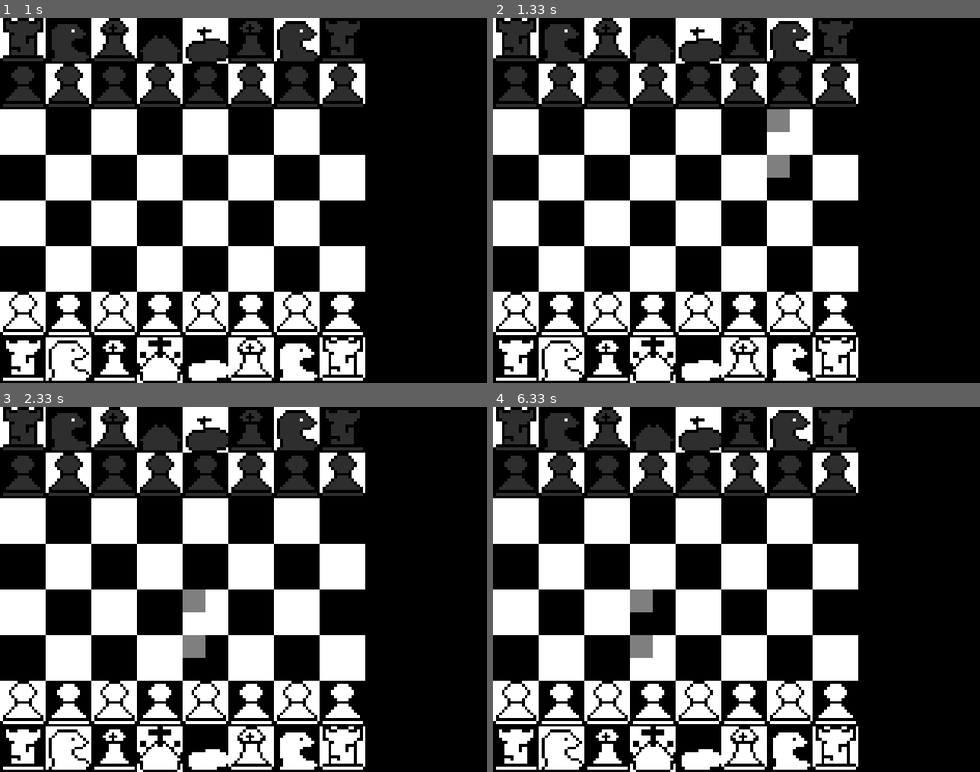
Above: before the commit, frames 1-4 (two rows, left to right).
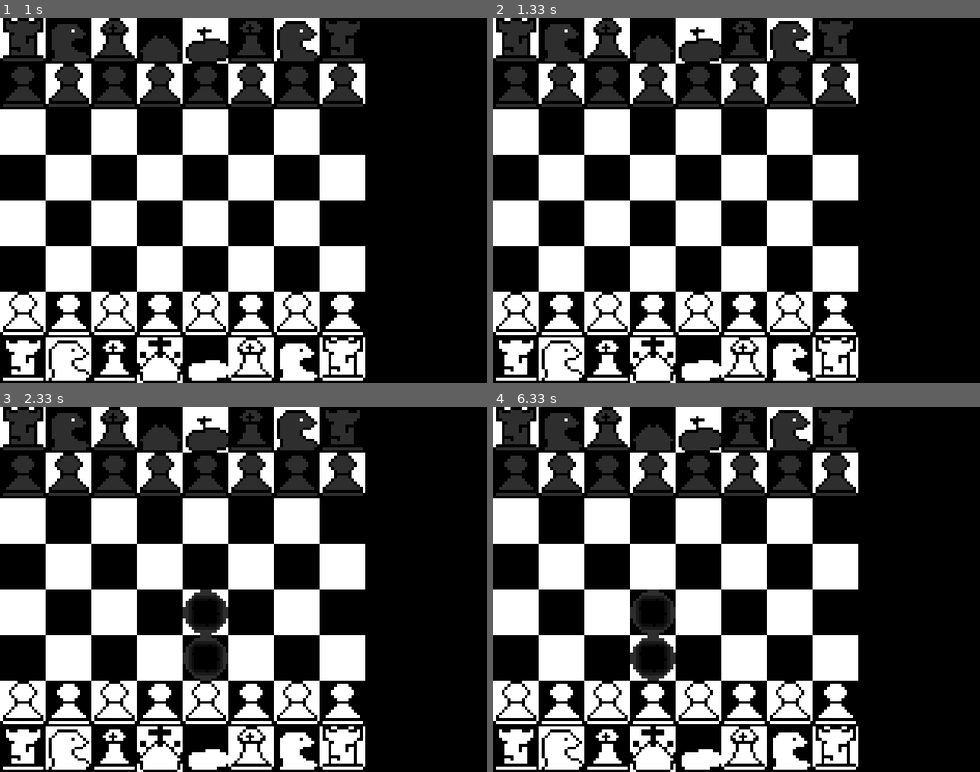
Above: after the commit, the same moments.

Repository: NikolasDaynard/Pygame-chess
Game: pygame game, started from chess.py
The game is run twice, just before and just after one commit, with the same random seed, the same clock (stepped at 60 frames per second) and the same inputs.
Inputs (mouse positions are in pixels of both pictures, inside the frame that each line leads up to):
- Up to frame 1 (1 s): click (243, 200) at 0.38 s
- Up to frame 2 (1.33 s): click (809, 72) at 1.22 s
- Up to frame 3 (2.33 s): click (219, 684) at 2.05 s
- Up to frame 4 (6.33 s): click (721, 527) at 2.38 s; click (663, 695) at 6.05 s

Frame 1 is identical in both runs. In frame 2, 0.6% of the frame differs, in the area x 56-61%, y 25-44%; in frame 3, 1.6%, in the area x 37-47%, y 50-75%; in frame 4, 1.6%.

Commit message:
Turn and stuff

Diff:
--- a/chess.py
+++ b/chess.py
@@ -1,6 +1,8 @@
+import random
 import pygame, sys
 import drawChess
 import pieces
+import helpers
 
 pygame.init()
 
@@ -13,19 +15,39 @@
 
 clock = pygame.time.Clock()
 
+currentTurn = "white"
+
+playAi = True
 
 def render():
     board.drawBoard(screen)
 
 pygame.display.set_caption("Hello World")
 while True:
-   for event in pygame.event.get():
-    if event.type == pygame.QUIT or (event.type == pygame.KEYDOWN and event.key == pygame.K_q):
-        pygame.quit()
-        sys.exit()
-    if (event.type == pygame.MOUSEBUTTONDOWN) and (event.button == pygame.BUTTON_LEFT):
-       x, y = pygame.mouse.get_pos()
-       board.click(x, y)
+    for event in pygame.event.get():
+        if event.type == pygame.QUIT or (event.type == pygame.KEYDOWN and event.key == pygame.K_q):
+            pygame.quit()
+            sys.exit()
+        if ((event.type == pygame.MOUSEBUTTONDOWN) and (event.button == pygame.BUTTON_LEFT)) or (currentTurn == "black" and playAi):
+            if playAi and currentTurn == "black":
+                x, y = 0, 0
+                if currentTurn == "black":
+                    if board.selectedSpace[0] == -1:
+                        for piece in board.playPieces:
+                            if random.randint(0, 10) == 9:
+                                x = piece.x * helpers.boardSpaceSize + 3
+                                y = piece.y * helpers.boardSpaceSize + 3
+                    else:
+                        x = random.randint(0, 480)
+                        y = random.randint(0, 480)
+            else:
+                x, y = pygame.mouse.get_pos()
+
+            if board.click(x, y, currentTurn):
+                if currentTurn == "white":
+                    currentTurn = "black"
+                else:
+                    currentTurn = "white"
 
     screen.fill((0, 0, 0))  # Fill with black to clear previous drawings
 
--- a/drawChess.py
+++ b/drawChess.py
@@ -1,3 +1,4 @@
+import random
 import pygame
 from images import imageRenderer
 import pieces
@@ -15,9 +16,11 @@
 
     image = imageRenderer()
 
-    def click(self, x, y):
+    def click(self, x, y, color):
         clickedPiece = False
         selectedPiece = None
+        moved = False
+
         for piece in self.playPieces:
             if piece.x == self.selectedSpace[0] and piece.y == self.selectedSpace[1]:
                 selectedPiece = piece
@@ -31,12 +34,18 @@
 
         for piece in self.playPieces:
             if (piece.x * helpers.boardSpaceSize) < x and (piece.x * helpers.boardSpaceSize) + helpers.boardSpaceSize > x and (piece.y * helpers.boardSpaceSize) < y and (piece.y * helpers.boardSpaceSize) + helpers.boardSpaceSize > y:
-                if visibleTiles[piece.x][piece.y] != None:
-                    piece.x = None
+                if piece.color == color:
+                    self.selectedSpace = (piece.x, piece.y)
+
+                if visibleTiles[piece.x][piece.y] != None and piece.color != color:
+                    self.playPieces.remove(piece)
+
                     selectedPiece.x = piece.x
                     selectedPiece.y = piece.y
+                    self.selectedSpace = (-1, -1)
+                    moved = True
+                    break
 
-                self.selectedSpace = (piece.x, piece.y)
                 clickedPiece = True
 
         if not clickedPiece:
@@ -47,7 +56,9 @@
                             visibleTiles[i][j] = None
                             selectedPiece.x = i
                             selectedPiece.y = j
+                            moved = True
             self.selectedSpace = (-1, -1)
+        return moved
 
 
 
@@ -68,4 +79,4 @@
                 for i in range(8):
                     for j in range(8):
                         if visibleTiles[i][j] == True:
-                            pygame.draw.rect(screen, (127, 127, 127), (i * helpers.boardSpaceSize, j * helpers.boardSpaceSize, helpers.boardSpaceSize / 2, helpers.boardSpaceSize / 2))
+                            self.image.renderImage(screen, 'aesprites/clicker.png', i * helpers.boardSpaceSize, j * helpers.boardSpaceSize, helpers.boardSpaceSize, helpers.boardSpaceSize)
--- a/pieces.py
+++ b/pieces.py
@@ -137,6 +137,14 @@
                     else:
                         chessboard[self.x + offset[0]][self.y + offset[1]] = False
 
+        for i in range(8):
+            for j in range(8):
+                for piece in pieces:
+                    if str(type(piece).__name__) != "King" and piece.color != self.color:
+                        otherTiles = piece.getVisibleTiles(pieces)
+                        if otherTiles[i][j] == True:
+                            chessboard[i][j] = False
+
         return chessboard
 
 class Pawn(Piece):
@@ -154,6 +162,8 @@
             imagerenderer.renderImage(screen, 'aesprites/blackpawn.png', self.x * helpers.boardSpaceSize, self.y * helpers.boardSpaceSize, helpers.boardSpaceSize, helpers.boardSpaceSize)
 
     def getVisibleTiles(self, pieces):
+
+
         chessboard = [[None for _ in range(8)] for _ in range(8)]
 
         # not gonna pretend these are ordered
@@ -178,4 +188,18 @@
                     else:
                         chessboard[self.x + offset[0]][self.y + offset[1]] = False
 
+        # tesy diags
+        if self.color == "white":
+            accessibleTileOffsets = [(1, -1), (-1, -1)]
+        else:
+            accessibleTileOffsets = [(1, 1), (-1, 1)]
+        for offset in accessibleTileOffsets:
+            for piece in pieces:
+                if helpers.is_in_bounds(self.x + offset[0], self.y + offset[1]):
+                    if (piece.x == self.x + offset[0] and piece.y == self.y + offset[1]):
+                        if chessboard[self.x + offset[0]][self.y + offset[1]] != False:
+                            chessboard[self.x + offset[0]][self.y + offset[1]] = True
+                    else:
+                        chessboard[self.x + offset[0]][self.y + offset[1]] = False
+
         return chessboard
Binary file added: aesprites/clicker.png
Not shown, added: aesprites/clicker.aseprite
